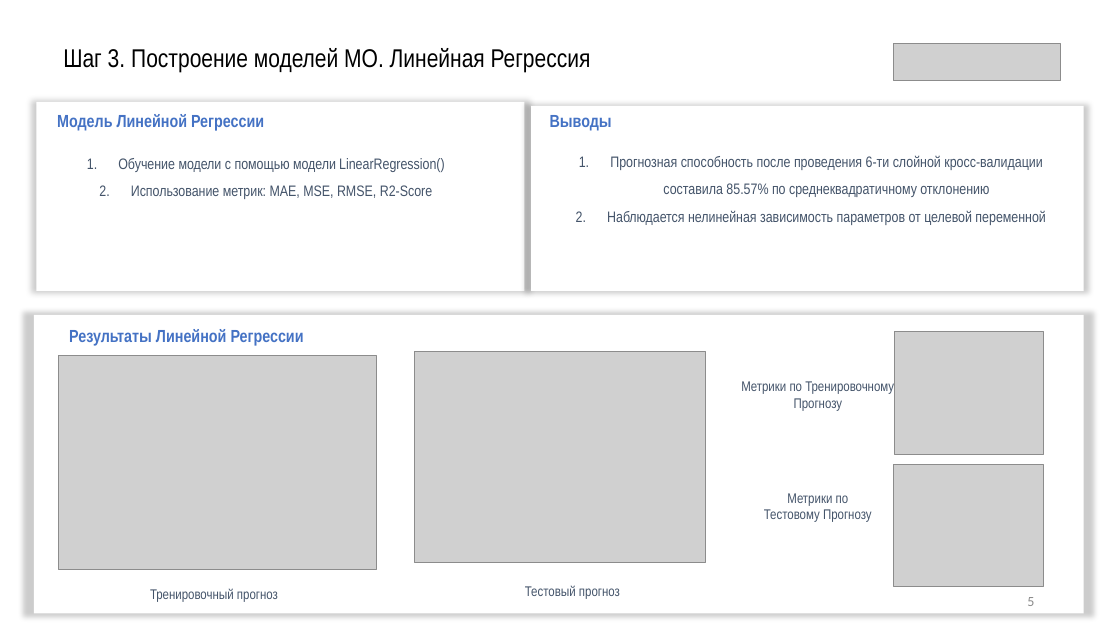
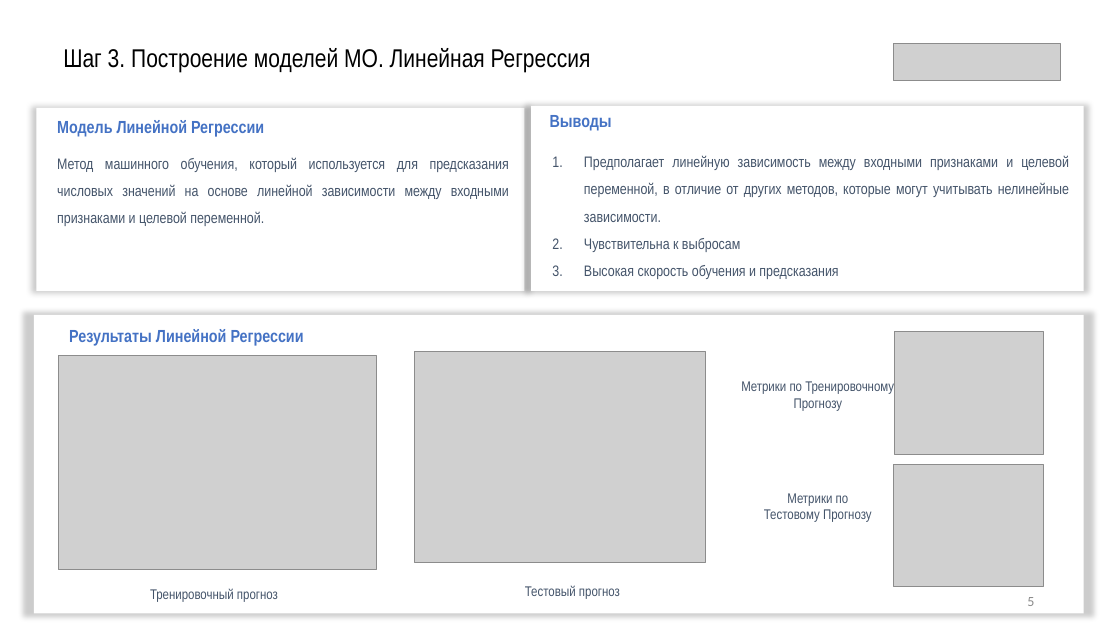
Before and after one commit to vvk79/Innopolis_final_work, a slide deck: slide 5 of Создание веб-приложения для обработки и анализа данных с.pptx. Drawn at 1120x630 pixels with LibreOffice and Linux fonts; fonts in the diff are those of the drawing; grey boxes stand for pictures. Boxes give left, top, right and bottom in pixels: in the first picture for what was removed or moved away, otherwise in the second. Text is boxed around its words. In the diff, an @@ line names an element or a change of style, - is before the commit and + after.

```diff
--- a/Создание веб-приложения для обработки и анализа данных с.pptx
+++ b/Создание веб-приложения для обработки и анализа данных с.pptx
@@ rectangle "hon": place and size @@
-rectangle "hon" at [36,102,524,291]
+rectangle "hon" at [36,108,524,292]
@@ text "Модель Линейной Регрессии": place and size @@
-text "Модель Линейной Регрессии" at [57,114,264,131]
+text "Модель Линейной Регрессии" at [57,120,264,137]
@@ text at [57,157,509,226]: text changed @@
-1. Обучение модели с помощью модели LinearRegression()
-2. Использование метрик: MAE, MSE, RMSE, R2-Score
+Метод машинного обучения, который используется для предсказания числовых значений на основе линейной зависимости между входными признаками и целевой переменной.
@@ text at [584,155,1069,279]: text changed @@
-1. Прогнозная способность после проведения 6-ти слойной кросс-валидации составила 85.57% по среднеквадратичному отклонению
-2. Наблюдается нелинейная зависимость параметров от целевой переменной
+1. Предполагает линейную зависимость между входными признаками и целевой переменной, в отличие от других методов, которые могут учитывать нелинейные зависимости.
+2. Чувствительна к выбросам
+3. Высокая скорость обучения и предсказания
@@ text in rectangle at [45,191,76,196]: text added @@
+hon
```
Also in this commit, not shown: 8 other slides changed, 1 slide added, 2 slides removed, 1 other file.
